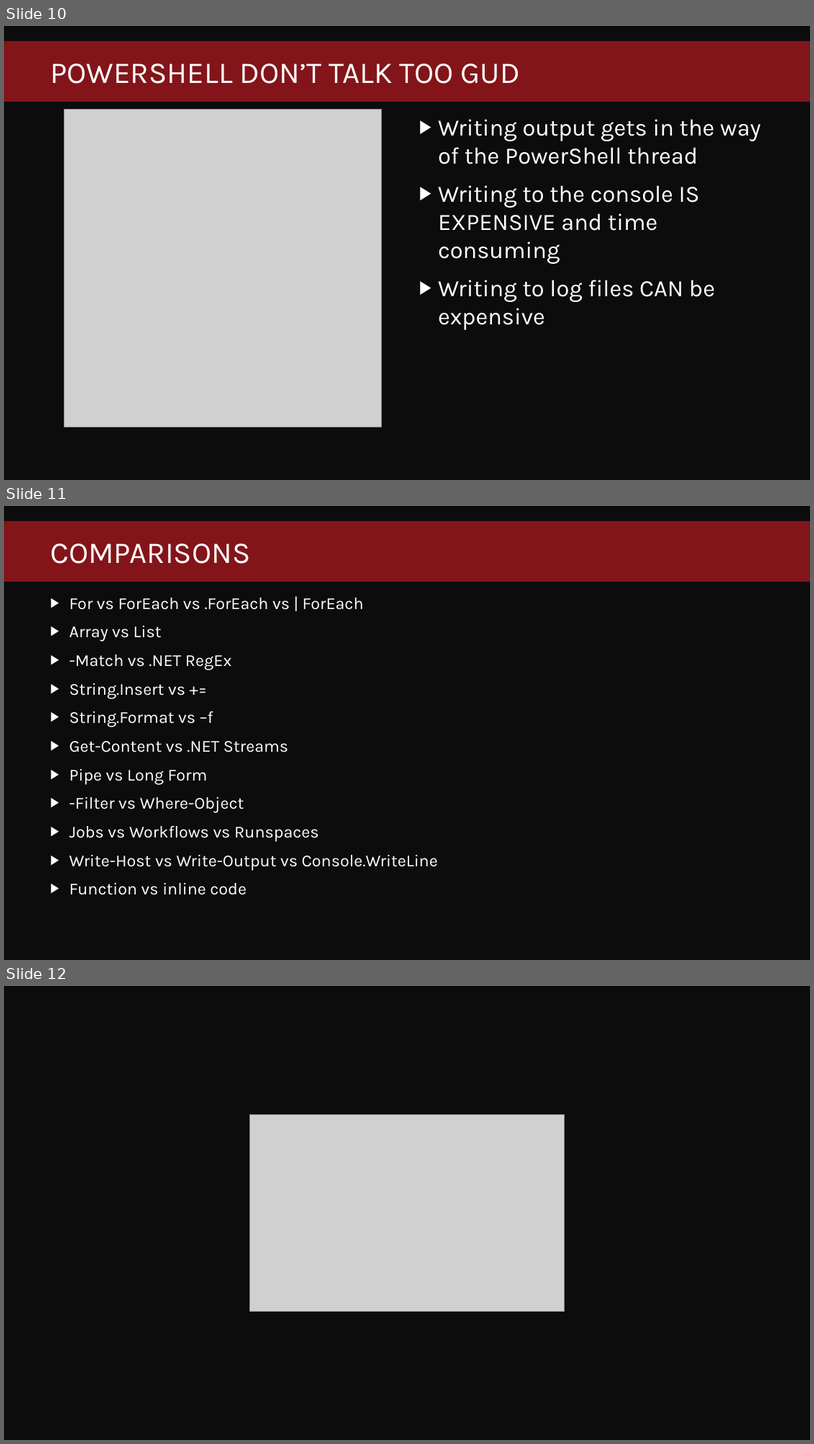
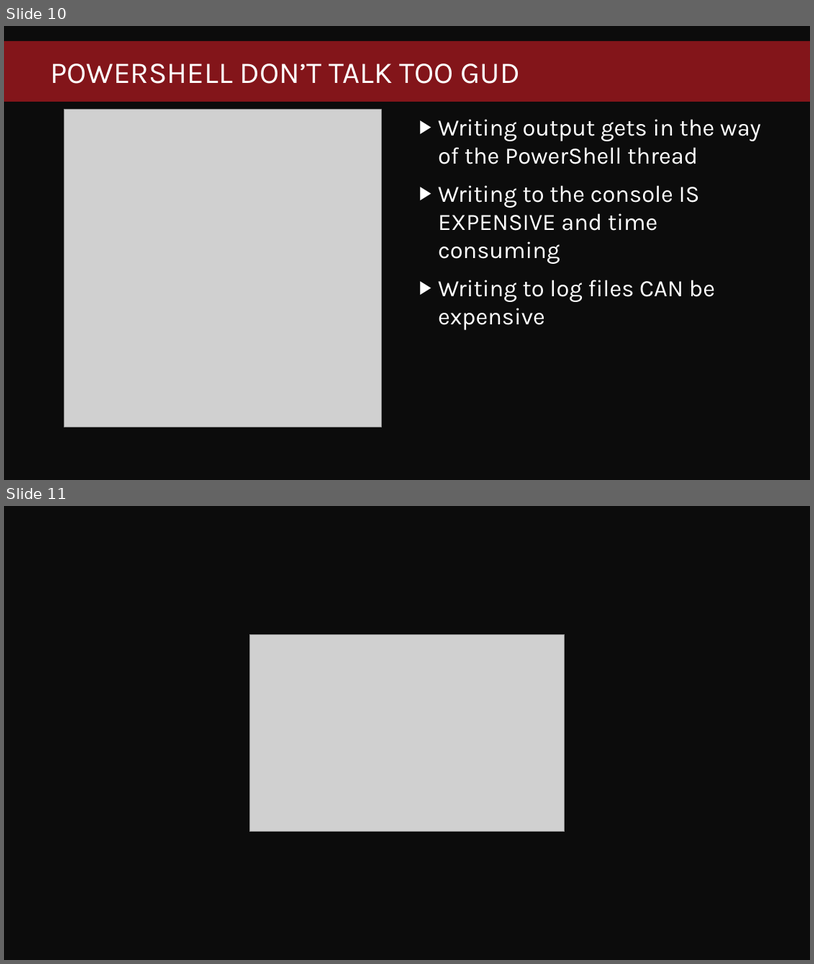
Before and after one commit to DumpsterDave/MMS-MOA-2020, a slide deck: Performance PowerShell/Performance PowerShell.pptx. Shown one above the other, each under a label of ours: slides 10, 11 and 12 before the commit, slides 10 and 11 after it. The pictures are 814x1444 and 814x964 pixels, drawn with LibreOffice and Linux fonts; fonts in the diff are those of the drawing; grey boxes stand for pictures; background and template pictures are left out. Boxes give left, top, right and bottom in pixels: in the first picture for what was removed or moved away, otherwise in the second. Text is boxed around its words. In the diff, an @@ line names an element or a change of style, - is before the commit and + after.

```diff
--- a/Performance PowerShell/Performance PowerShell.pptx
+++ b/Performance PowerShell/Performance PowerShell.pptx
@@ slide 11 removed at [4,506,810,960], background #0C0C0C; not listed: 1 template element that a slide beside it also shows @@
@@ title removed at [50,543,250,564] @@
-COMPARISONS
@@ text removed at [70,597,438,895] @@
-▶ For vs ForEach vs .ForEach vs | ForEach
-▶ Array vs List
-▶ -Match vs .NET RegEx
-▶ String.Insert vs +=
-▶ String.Format vs –f
-▶ Get-Content vs .NET Streams
-▶ Pipe vs Long Form
-▶ -Filter vs Where-Object
-▶ Jobs vs Workflows vs Runspaces
-▶ Write-Host vs Write-Output vs Console.WriteLine
-▶ Function vs inline code
@@ what was slide 12 is now slide 11 @@
```
Also in this commit, not shown: 1 slide changed, 9 slides added.
